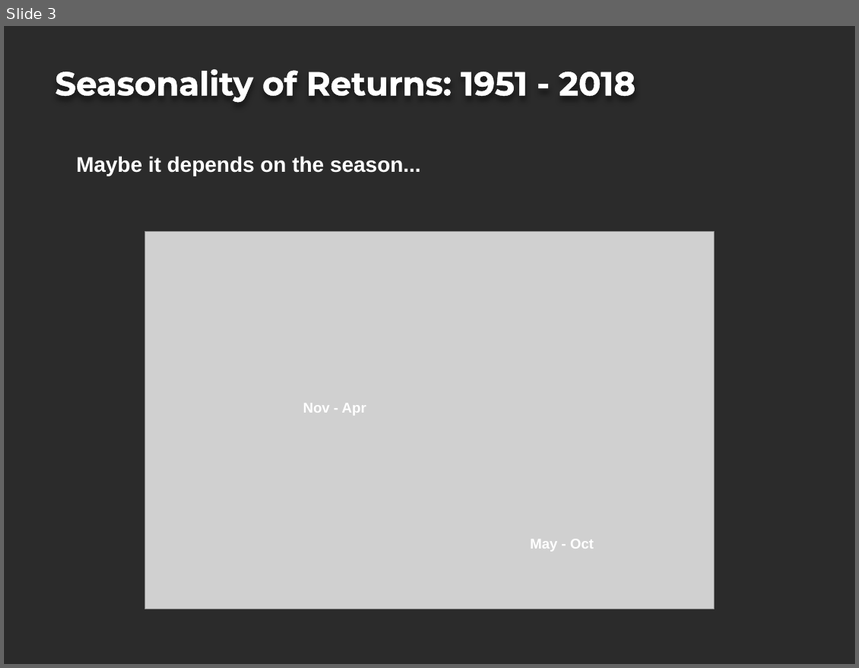
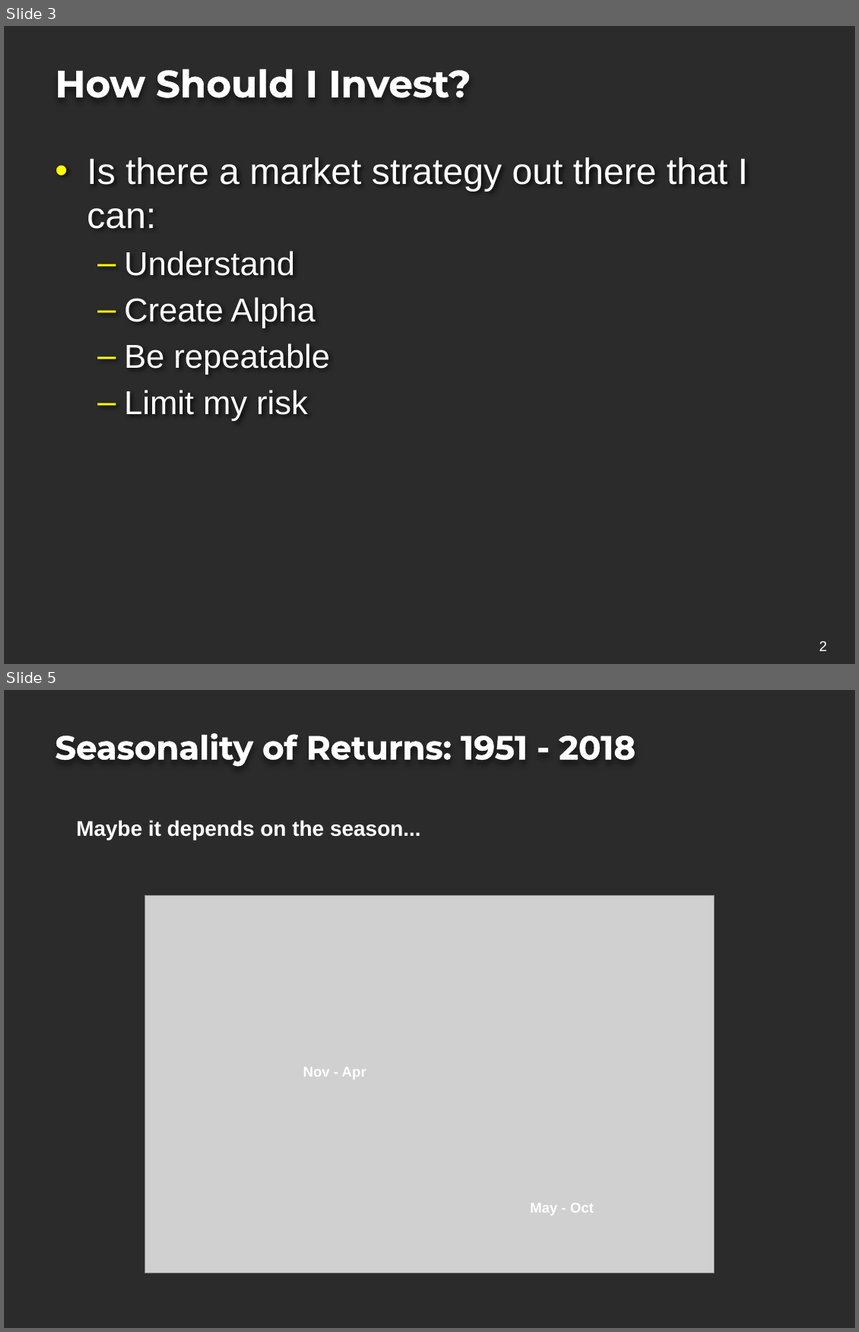
Before and after one commit to projectoneda/projectone, a slide deck: Portfolio Strategy Project.pptx. Shown one above the other, each under a label of ours: slide 3 before the commit, slides 3 and 5 after it; the slides between them are not shown. The pictures are 859x668 and 859x1332 pixels, drawn with LibreOffice and Linux fonts; fonts in the diff are those of the drawing; grey boxes stand for pictures; background and template pictures are left out; a plain dark background stands for a picture behind light text. Boxes give left, top, right and bottom in pixels: in the first picture for what was removed or moved away, otherwise in the second. Text is boxed around its words. In the diff, an @@ line names an element or a change of style, - is before the commit and + after.

```diff
--- a/Portfolio Strategy Project.pptx
+++ b/Portfolio Strategy Project.pptx
@@ slide 3 added at (4,26,855,664), background picture (left out) @@
@@ title added at (55,69,471,98), 32 pt, text #FFFFFF, bold @@
+How Should I Invest?
@@ text added at (87,157,748,421), 28 pt, text #FFFFFF @@
+• Is there a market strategy out there that I can:
+  – Understand
+  – Create Alpha
+  – Be repeatable
+  – Limit my risk
@@ page number added at (819,642,827,651), 12 pt, text #FFFFFF @@
+2
@@ what was slide 3 is now slide 5 @@
```
Also in this commit, not shown: 2 slides changed, 1 other slide added.
